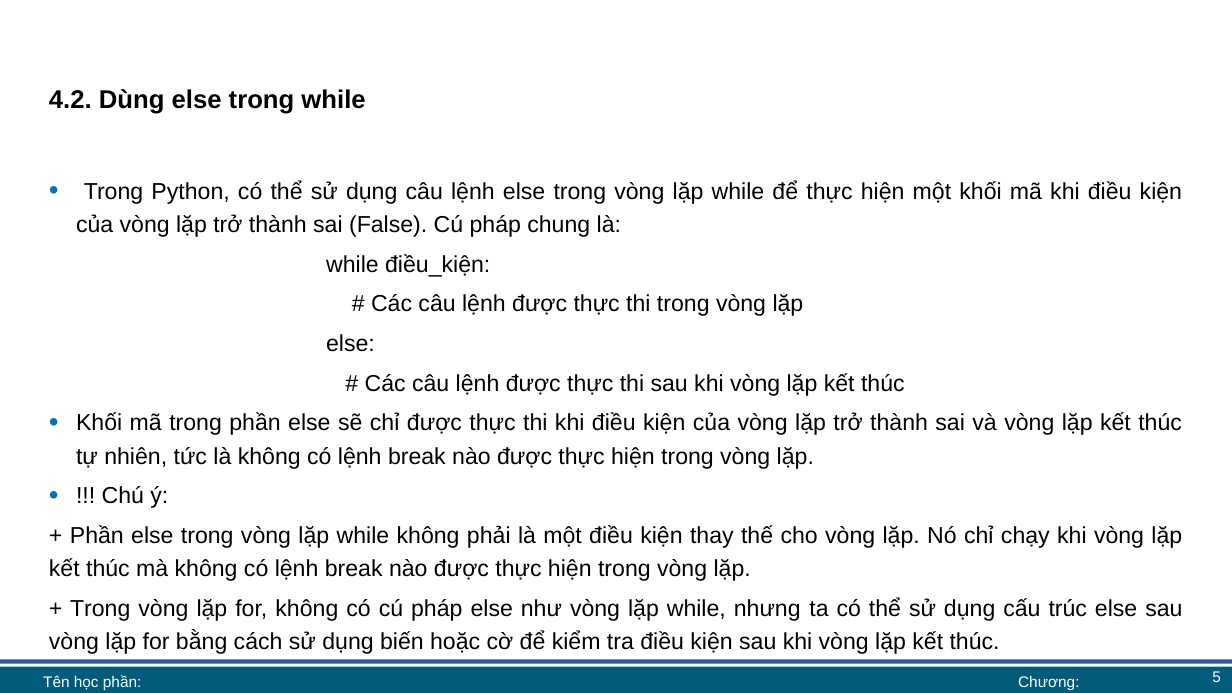
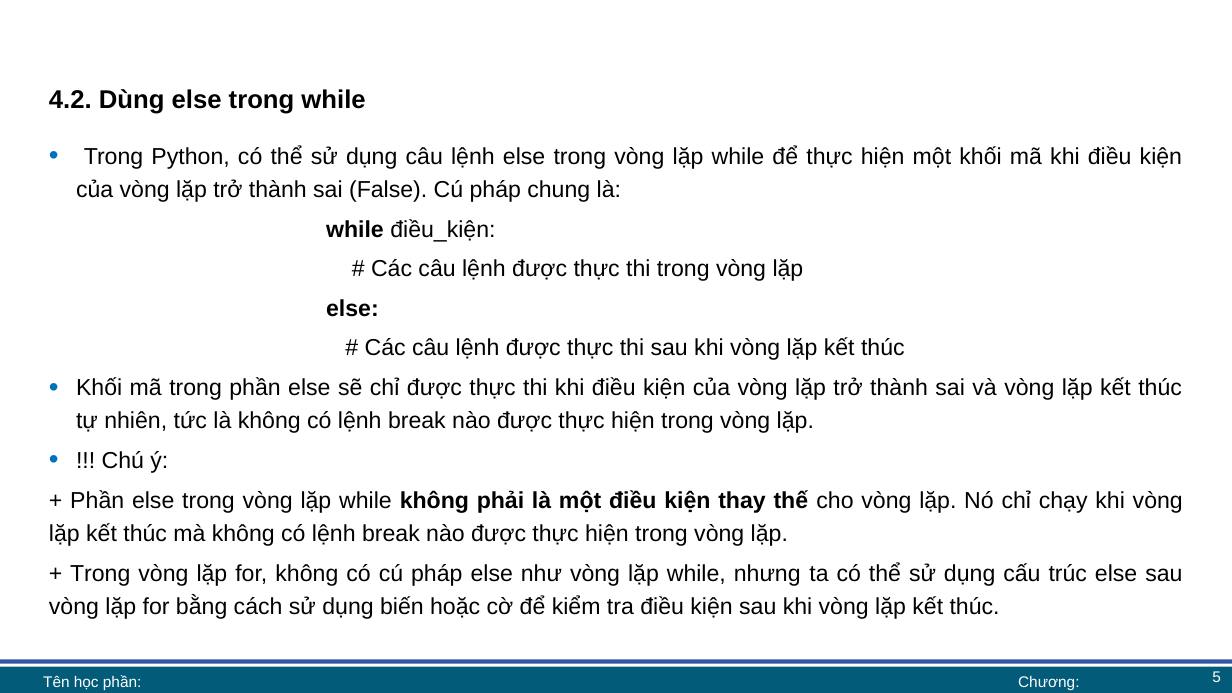
Before and after one commit to lhaaaaa/17A2-Ca-sang, a slide deck: slide 5 of Lab 4/Lab 4 bài giảng.pptx. Drawn at 1232x693 pixels with LibreOffice and Linux fonts; fonts in the diff are those of the drawing; background and template pictures are left out. Boxes give left, top, right and bottom in pixels: in the first picture for what was removed or moved away, otherwise in the second. Text is boxed around its words. In the diff, an @@ line names an element or a change of style, - is before the commit and + after.

```diff
--- a/Lab 4/Lab 4 bài giảng.pptx
+++ b/Lab 4/Lab 4 bài giảng.pptx
@@ text "Trong Python, có thể sử ...": place and size @@
-text "Trong Python, có thể sử ..." at [49,180,1182,654]
+text "Trong Python, có thể sử ..." at [49,145,1183,619]
@@ text at [49,219,1183,546]: bold on in "while", "else:", "không phải là một điều kiện thay ..." @@
```
Also in this commit, not shown: 4 other slides changed, 3 other files.
